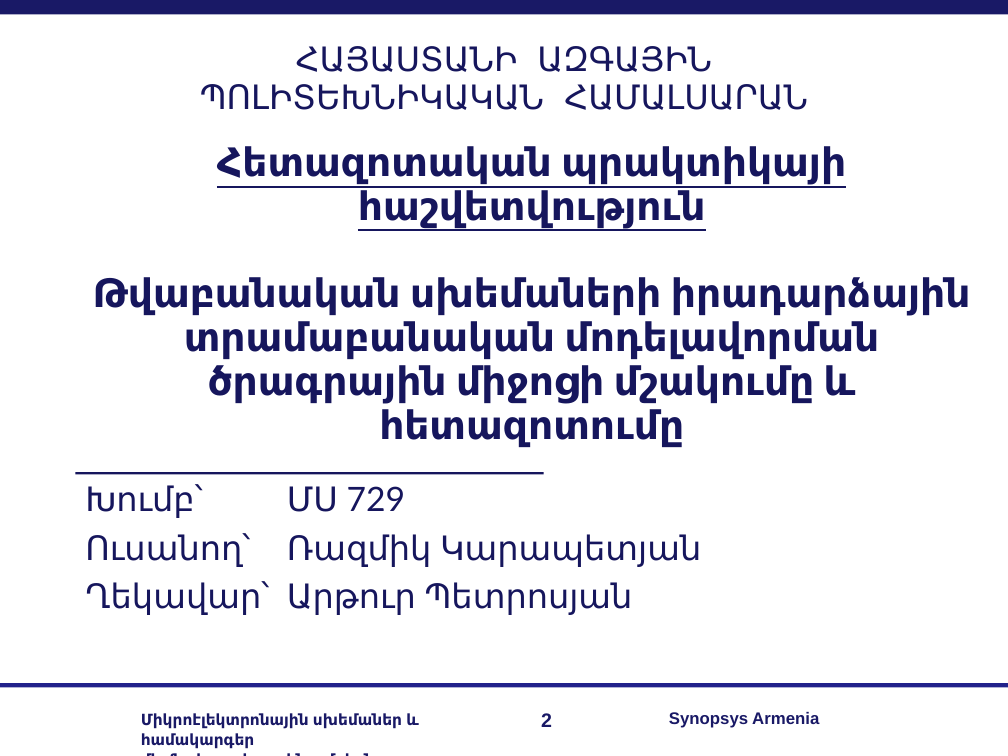
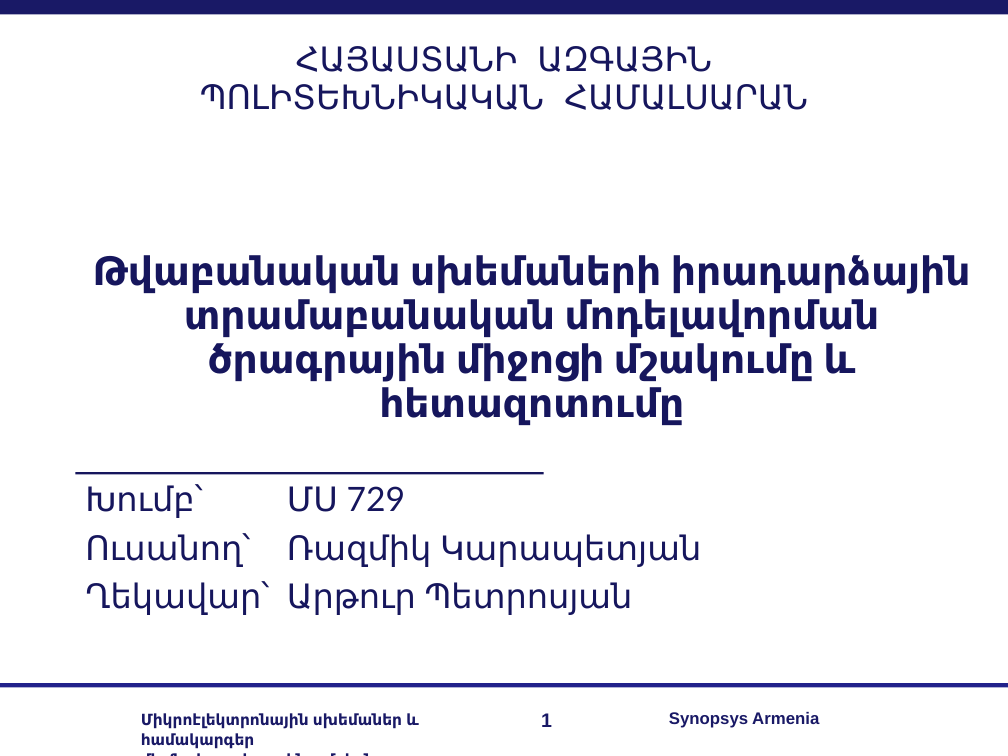
Before and after one commit to RazKarapetyan/Master_thesis, a slide deck: slide 1 of My real work/my_master_slides.ppt (slide 2 before the commit). Drawn at 1008x756 pixels with LibreOffice and Linux fonts; fonts in the diff are those of the drawing; background and template pictures are left out. Boxes give left, top, right and bottom in pixels: in the first picture for what was removed or moved away, otherwise in the second. Text is boxed around its words. In the diff, an @@ line names an element or a change of style, - is before the commit and + after.

Commit message:
fix slides

```diff
--- a/My real work/my_master_slides.ppt
+++ b/My real work/my_master_slides.ppt
@@ title at bbox=[93, 255, 971, 425]: text changed @@
-Հետազոտական պրակտիկայի հաշվետվություն
-Թվաբանական սխեմաների իրադարձային տրամաբանական մոդելավորման ծրագրային միջոցի մշակումը և հետազոտումը
+Թվաբանական սխեմաների իրադարձային տրամաբանական մոդելավորման ծրագրային միջոցի մշակումը և հետազոտումը
@@ page number at bbox=[541, 713, 552, 727]: text changed @@
-2
+1
```
Also in this commit, not shown: 2 other slides changed, 13 slides added, 7 slides removed, 5 other files.
